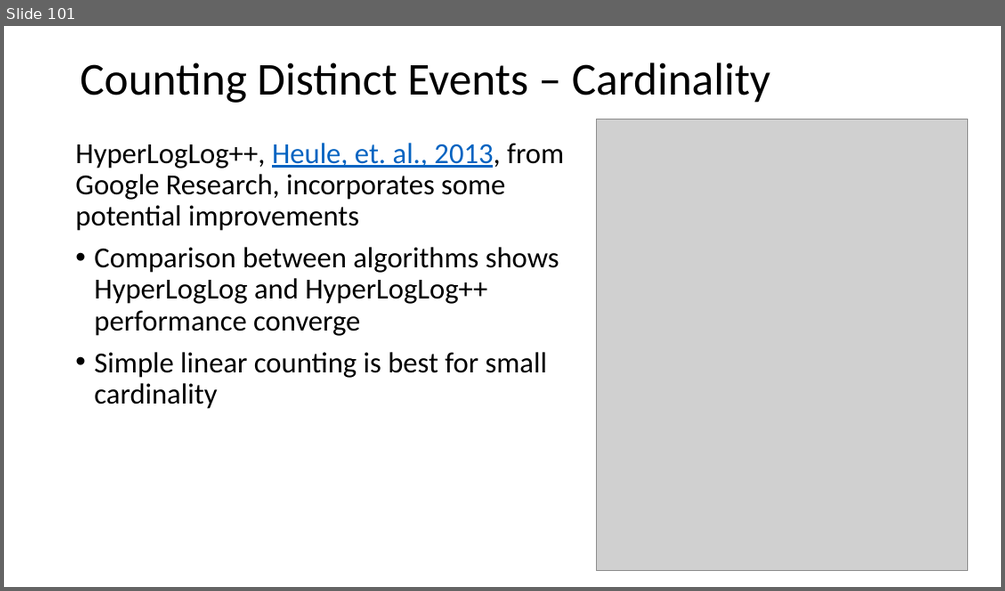
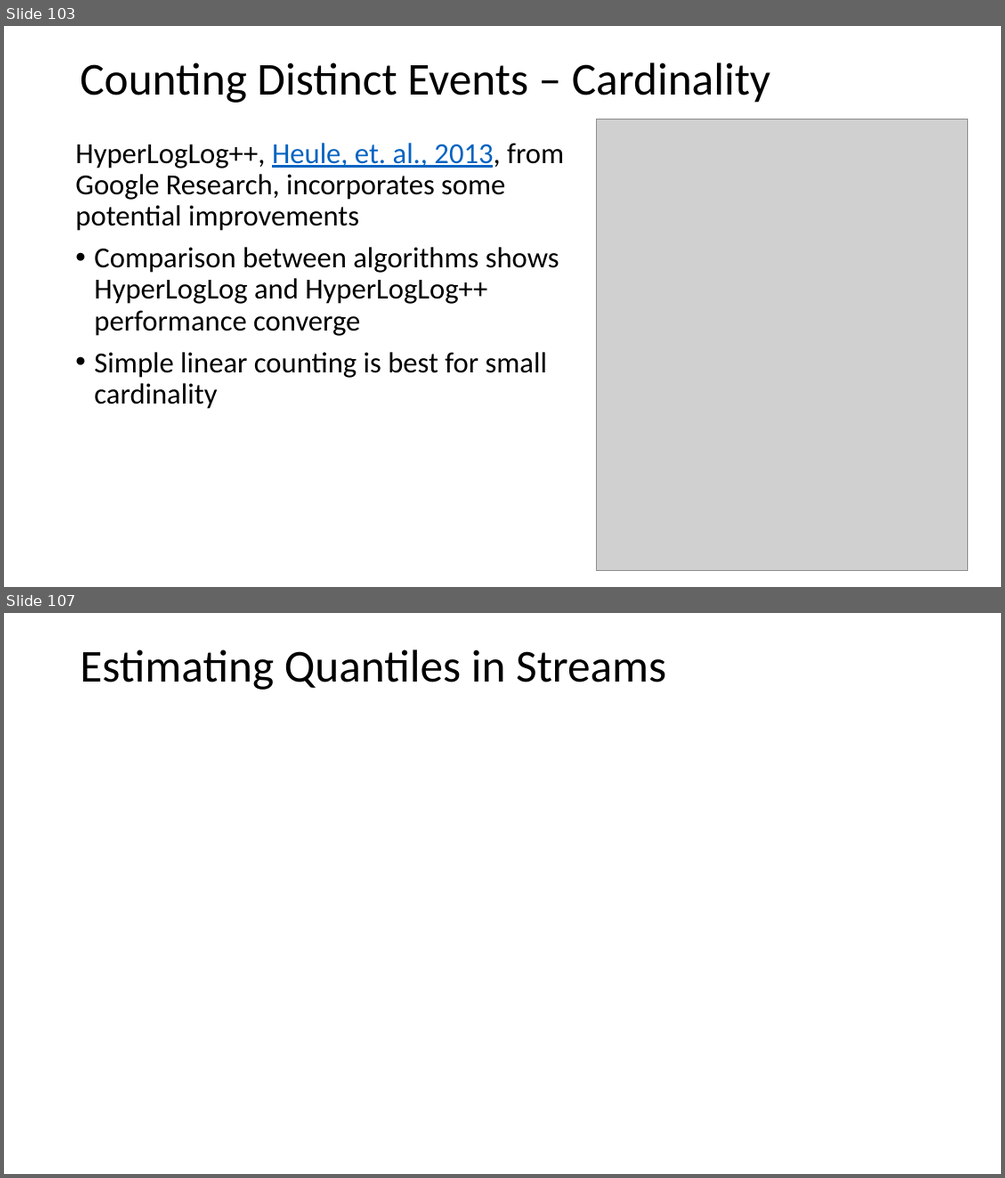
Before and after one commit to harelgabainew/school1, a slide deck: slides/2_StreamingAnalytics.pptx. Shown one above the other, each under a label of ours: slide 101 before the commit, slides 103 and 107 after it; the slides between them are not shown. The pictures are 1005x591 and 1005x1178 pixels, drawn with LibreOffice and Linux fonts; fonts in the diff are those of the drawing; grey boxes stand for pictures. Boxes give left, top, right and bottom in pixels: in the first picture for what was removed or moved away, otherwise in the second. Text is boxed around its words. In the diff, an @@ line names an element or a change of style, - is before the commit and + after.

Commit message:
Added slides on quantile estimation sketches

```diff
--- a/slides/2_StreamingAnalytics.pptx
+++ b/slides/2_StreamingAnalytics.pptx
@@ slide 107 added at (4,613,1001,1174), background #FFFFFF @@
@@ text added at (80,649,666,690), 44 pt, text #000000 @@
+Estimating Quantiles in Streams
@@ what was slide 101 is now slide 103 @@
```
Also in this commit, not shown: 28 slides changed, 12 other slides added, 1 slide removed.
